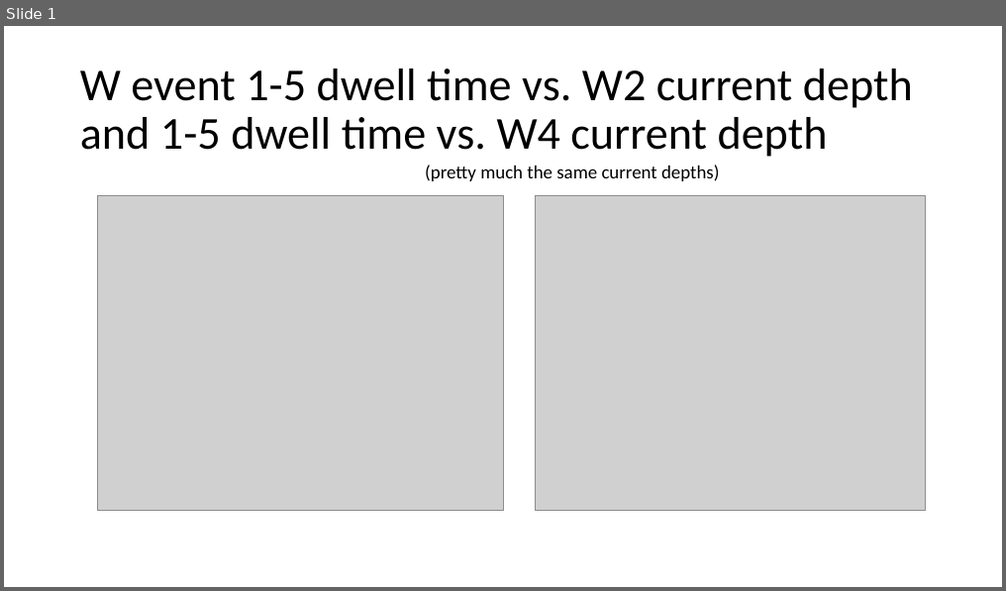
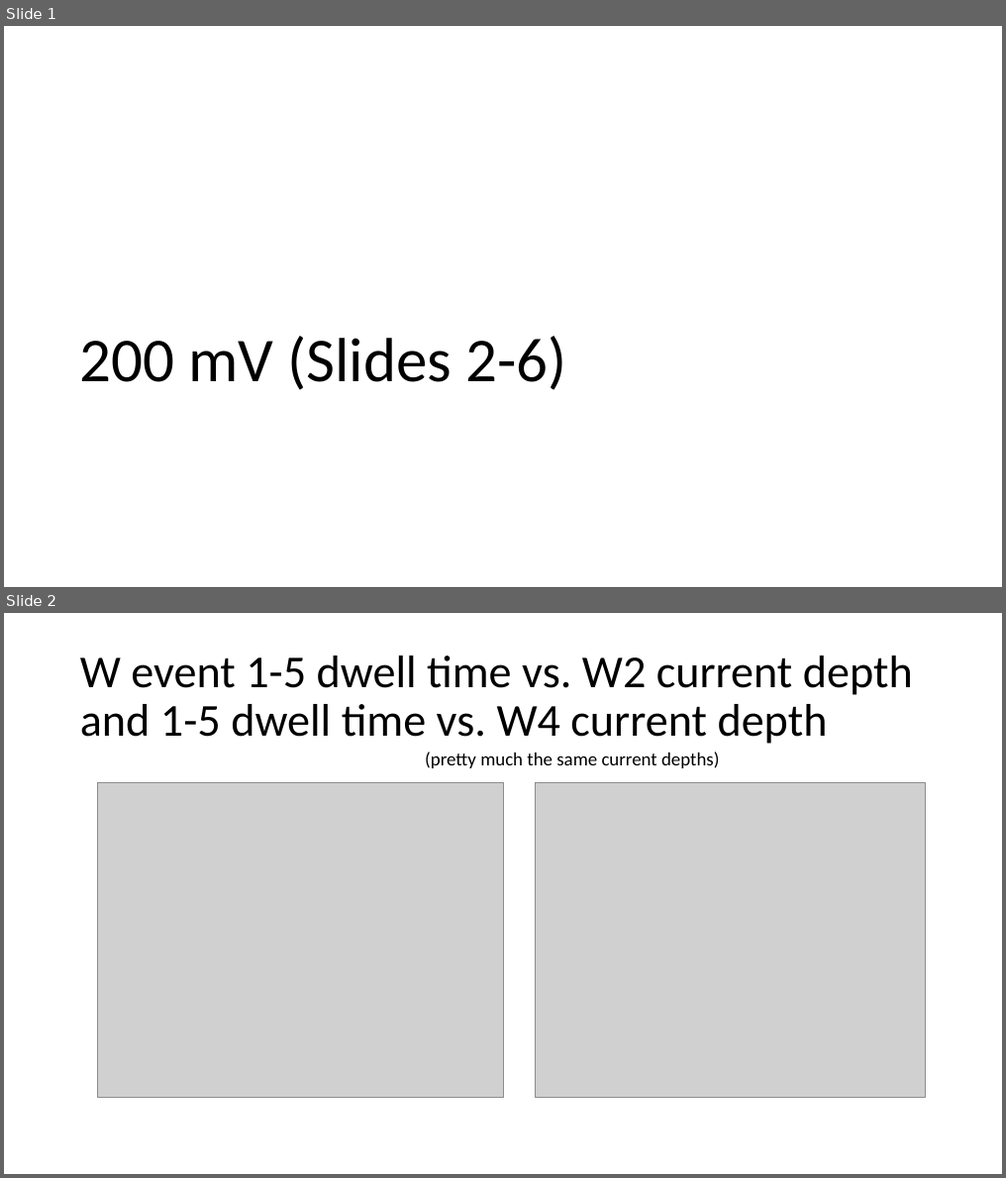
Before and after one commit to joshualchen/Clampfit, a slide deck: Chip U/Quick scatters and histograms of W and T 200mV.pptx. Shown one above the other, each under a label of ours: slide 1 before the commit, slides 1 and 2 after it. The pictures are 1006x591 and 1006x1178 pixels, drawn with LibreOffice and Linux fonts; fonts in the diff are those of the drawing; grey boxes stand for pictures. Boxes give left, top, right and bottom in pixels: in the first picture for what was removed or moved away, otherwise in the second. Text is boxed around its words. In the diff, an @@ line names an element or a change of style, - is before the commit and + after.

```diff
--- a/Chip U/Quick scatters and histograms of W and T 200mV.pptx
+++ b/Chip U/Quick scatters and histograms of W and T 200mV.pptx
@@ slide 1 added at <box>4,26,1002,587</box>, background #FFFFFF @@
@@ title added at <box>79,336,567,390</box>, 60 pt, text #000000 @@
+200 mV (Slides 2-6)
@@ what was slide 1 is now slide 2 @@
```
Also in this commit, not shown: 1 slide changed, 3 other slides added, 6 other files.
